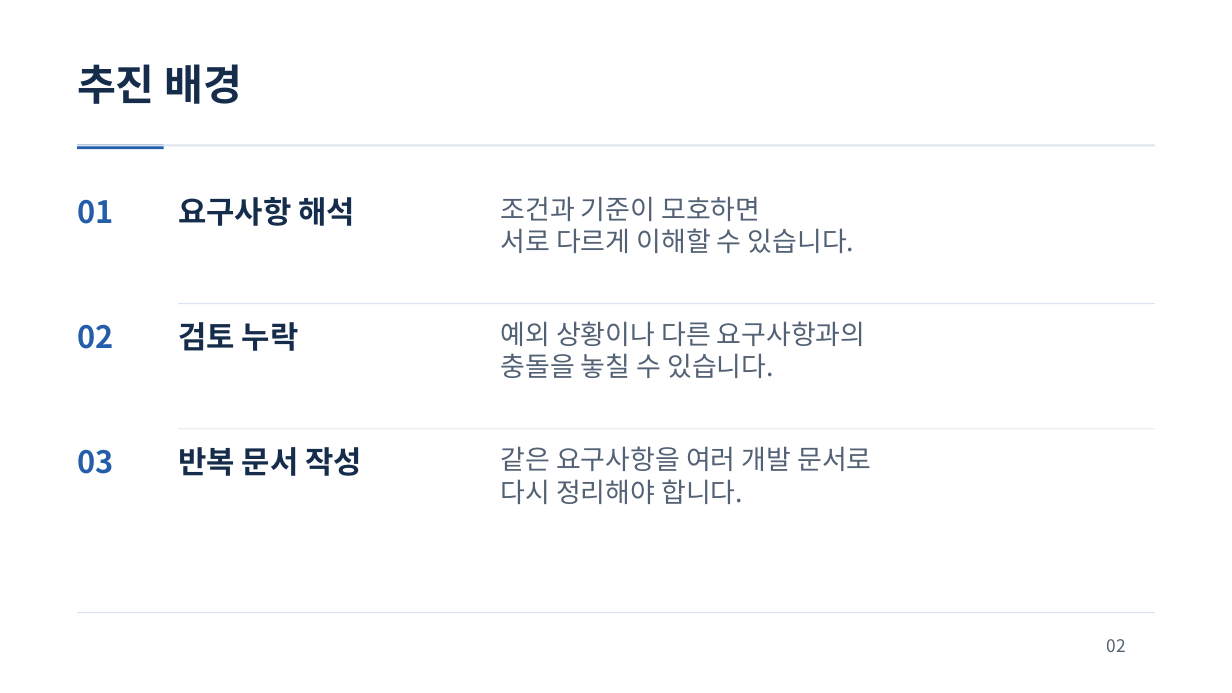
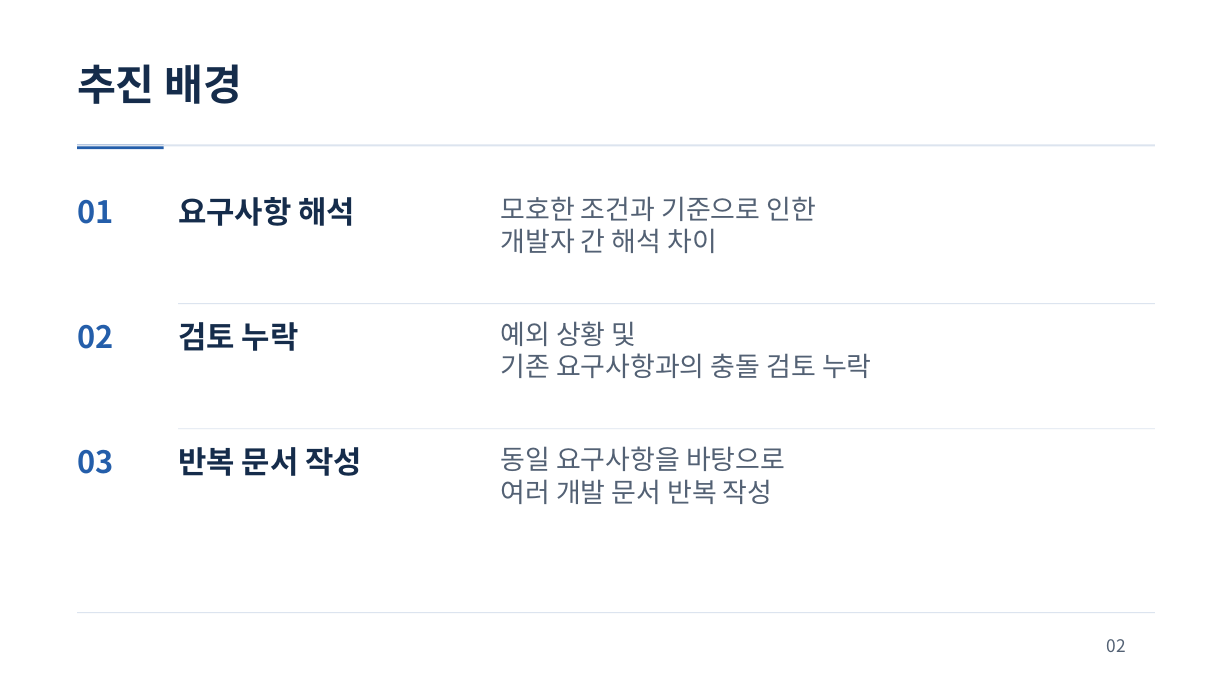
Before and after one commit to jihunhan98/semes-superrookie, a slide deck: slide 2 of docs/presentations/ReqOps_SuperRookie.pptx. Drawn at 1232x693 pixels with LibreOffice and Linux fonts; fonts in the diff are those of the drawing. Boxes give left, top, right and bottom in pixels: in the first picture for what was removed or moved away, otherwise in the second. Text is boxed around its words. In the diff, an @@ line names an element or a change of style, - is before the commit and + after.

```diff
--- a/docs/presentations/ReqOps_SuperRookie.pptx
+++ b/docs/presentations/ReqOps_SuperRookie.pptx
@@ text at <box>500,196,816,253</box>: text changed @@
-조건과 기준이 모호하면
-서로 다르게 이해할 수 있습니다.
+모호한 조건과 기준으로 인한
+개발자 간 해석 차이
@@ text at <box>500,321,872,378</box>: text changed @@
-예외 상황이나 다른 요구사항과의
-충돌을 놓칠 수 있습니다.
+예외 상황 및
+기존 요구사항과의 충돌 검토 누락
@@ text at <box>500,446,785,504</box>: text changed @@
-같은 요구사항을 여러 개발 문서로
-다시 정리해야 합니다.
+동일 요구사항을 바탕으로
+여러 개발 문서 반복 작성
```
Also in this commit, not shown: 9 other slides changed.
